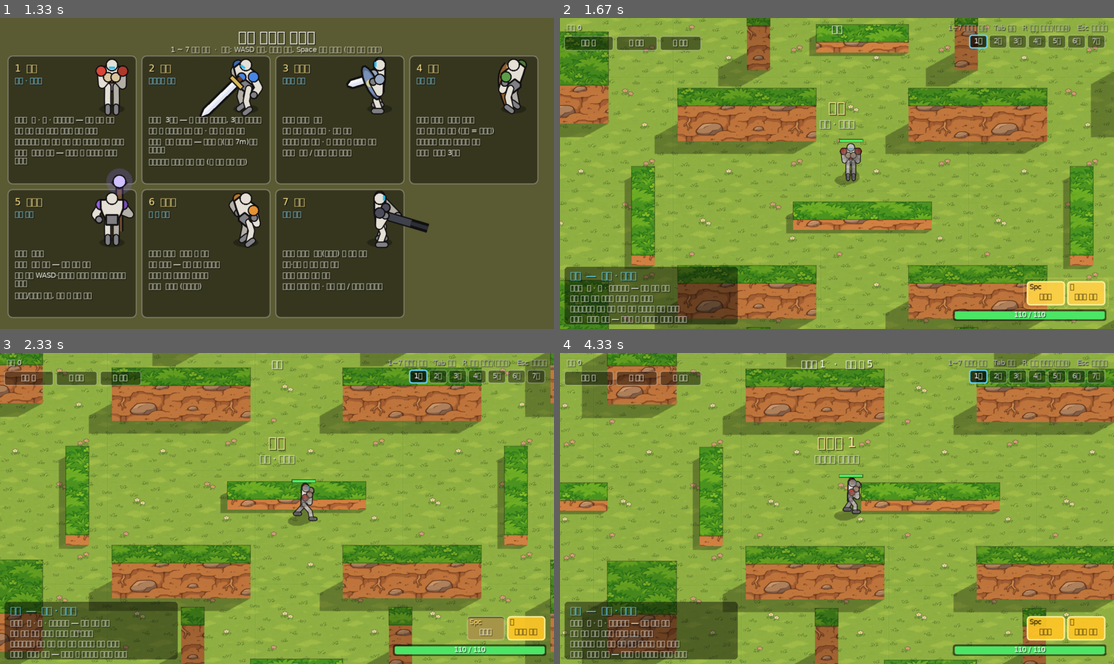
Above: before the commit, frames 1-4 (two rows, left to right).
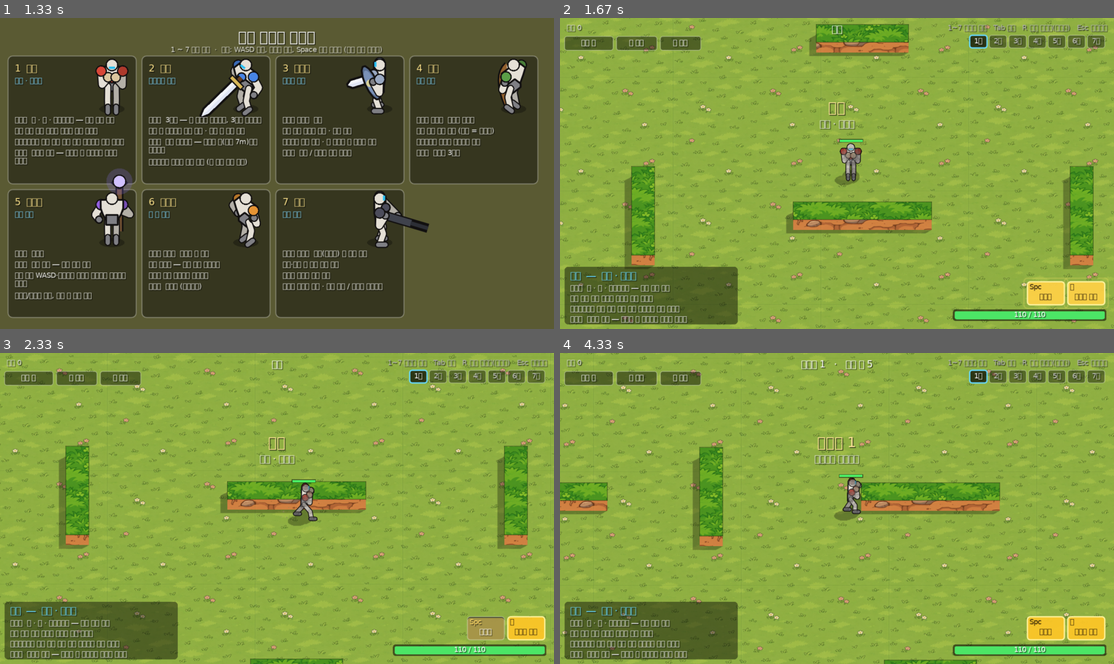
Above: after the commit, the same moments.

Repository: kaino0404-collab/quarterview-action-game
Game: LÖVE game, started from main.lua
Two runs of this game, one before a commit and one after it. Both use one fixed random seed, a clock stepped at 60 frames per second and the inputs below.
Inputs (mouse positions are in pixels of both pictures, inside the frame that each line leads up to):
- Up to frame 1 (1.33 s): hold Right 0.33-0.8 s
- Up to frame 2 (1.67 s): click "1 맨손" at 1.38 s
- Up to frame 3 (2.33 s): tap Space at 1.67 s; hold Right from 2 s (still down); move the mouse to (105, 461) at 2.03 s
- Up to frame 4 (4.33 s): release Right at 2.47 s; hold Left 2.5-3.03 s; move the mouse to (920, 399) at 2.53 s; hold Down 3.07-3.37 s; move the mouse to (1041, 617) at 3.1 s; hold Left 3.4-3.8 s; move the mouse to (692, 393) at 3.43 s; hold Up 3.83-4.2 s; move the mouse to (848, 402) at 3.87 s; hold Right from 4.23 s (still down); move the mouse to (637, 499) at 4.27 s

Frame 1 is identical in both runs. In frame 2, 28% of the frame differs, in the area x 0-100%, y 0-100%; in frame 3, 29%; in frame 4, 31%, in the area x 4-100%, y 0-100%.

Commit message:
큰 벽 다 지움 (큰 상자·긴 벽·기둥), 외벽과 낮은 벽만 남김
- 큰 상자 4개(2.6m), 긴 벽 4개(2.4m), 기둥 4개(3.0m) → 없음 (buildMap 에서 주석 처리, 되살리기 쉬움)
- 외벽(3.2m, 앞 .5m)과 넘을 수 있는 낮은 벽(.7m) 7개는 그대로

다음: 유저 플레이로 넓어진 맵 확인

Co-Authored-By: Claude Opus 5.5 <noreply@anthropic.com>

Diff:
--- a/main.lua
+++ b/main.lua
@@ -152,15 +152,16 @@
   -- 넘을 수 없는 벽은 높게 (유저 요청: 외벽 2.4→3.2, 상자 1.8→2.6, 긴 벽 1.6→2.4, 기둥 2.2→3.0)
   rect(1, 1, MAPW, 1, 3.2); rect(1, 1, 1, MAPH, 3.2); rect(MAPW, 1, 1, MAPH, 3.2)
   rect(1, MAPH, MAPW, 1, .5)                        -- 앞쪽 외벽은 낮게 (가리지 않게)
+  -- (2026-11-23 유저 "큰 벽을 다 지워 줘": 큰 상자·긴 벽·기둥은 일단 뺌. 외벽과 낮은 벽만 남김)
   -- 큰 상자
-  rect(7, 6, 3, 3, 2.6); rect(32, 6, 3, 3, 2.6); rect(7, 20, 3, 3, 2.6); rect(32, 20, 3, 3, 2.6)
+  -- rect(7, 6, 3, 3, 2.6); rect(32, 6, 3, 3, 2.6); rect(7, 20, 3, 3, 2.6); rect(32, 20, 3, 3, 2.6)
   -- 긴 벽 (가운데가 뚫림)
-  rect(13, 9, 6, 1, 2.4); rect(23, 9, 6, 1, 2.4); rect(13, 19, 6, 1, 2.4); rect(23, 19, 6, 1, 2.4)
+  -- rect(13, 9, 6, 1, 2.4); rect(23, 9, 6, 1, 2.4); rect(13, 19, 6, 1, 2.4); rect(23, 19, 6, 1, 2.4)
   -- 넘을 수 있는 낮은 벽
   rect(11, 12, 1, 5, .7); rect(30, 12, 1, 5, .7); rect(18, 14, 6, 1, .7)
   rect(3, 14, 4, 1, .7); rect(35, 14, 4, 1, .7); rect(19, 4, 4, 1, .7); rect(19, 24, 4, 1, .7)
   -- 기둥
-  rect(16, 5, 1, 1, 3.0); rect(25, 5, 1, 1, 3.0); rect(16, 23, 1, 1, 3.0); rect(25, 23, 1, 1, 3.0)
+  -- rect(16, 5, 1, 1, 3.0); rect(25, 5, 1, 1, 3.0); rect(16, 23, 1, 1, 3.0); rect(25, 23, 1, 1, 3.0)
   -- 바닥 얼룩
   blots = {}
   for _ = 1, 70 do
Not shown, changed: 작업기록.md
